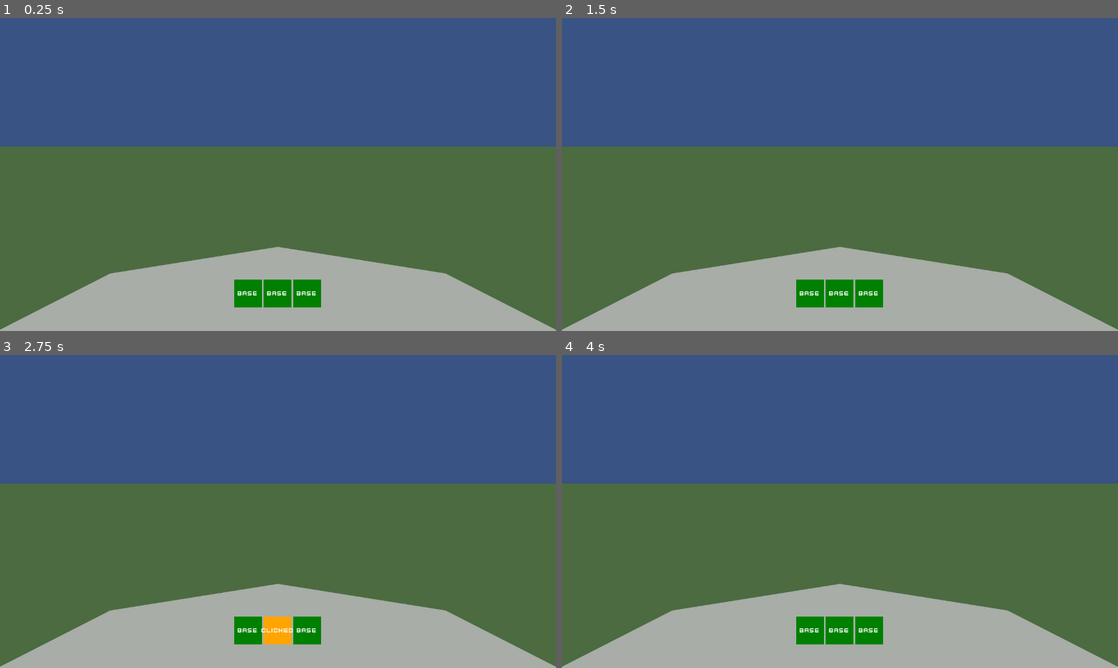
Above: before the commit, frames 1-4 (two rows, left to right).
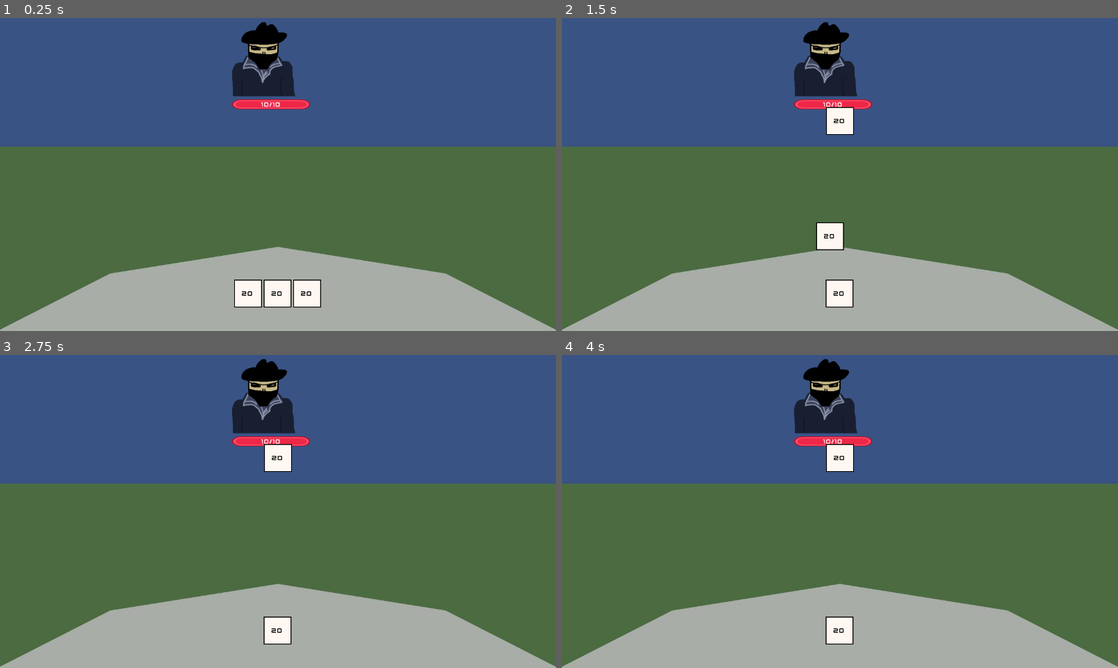
Above: after the commit, the same moments.

Repository: platopixel/d20
Game: Godot game, scene res://scenes/main.tscn
Two runs of this game, one before a commit and one after it. Both use one fixed random seed, a clock stepped at 60 frames per second and the inputs below.
Inputs (mouse positions are in pixels of both pictures, inside the frame that each line leads up to):
- Up to frame 1 (0.25 s): no input
- Up to frame 2 (1.5 s): tap Enter at 0.5 s; drag from (812, 293) to (840, 121) at 0.52 s; tap Space at 1.25 s; drag from (823, 293) to (840, 121) at 1.27 s
- Up to frame 3 (2.75 s): tap Enter at 2 s; move the mouse to (278, 630) at 2.02 s; press the mouse at (278, 630) at 2.03 s
- Up to frame 4 (4 s): release the mouse at (840, 630) at 2.75 s; tap Space at 2.75 s; drag from (812, 574) to (867, 630) at 2.77 s; tap Enter at 3.5 s; drag from (867, 630) to (840, 458) at 3.52 s

The runs differ from the first frame. In frame 1, 3.7% of the frame differs, in the area x 41-58%, y 1-93%; in frame 2, 4.5%; in frame 3, 4.1%; in frame 4, 4.1%.

Commit message:
add enemy node

Diff:
--- a/scenes/dice/die.tscn
+++ b/scenes/dice/die.tscn
@@ -25,12 +25,10 @@
 script = ExtResource("1_v0k3q")
 
 [node name="Sprite2D" type="Sprite2D" parent="."]
-visible = false
 texture = ExtResource("2_btjnc")
 centered = false
 
 [node name="Label" type="Label" parent="."]
-visible = false
 layout_mode = 1
 anchors_preset = 8
 anchor_left = 0.5
@@ -49,6 +47,7 @@
 vertical_alignment = 1
 
 [node name="DebugColor" type="ColorRect" parent="."]
+visible = false
 layout_mode = 1
 anchors_preset = 15
 anchor_right = 1.0
@@ -59,6 +58,7 @@
 color = Color(0.126988, 0.556608, 0.271771, 1)
 
 [node name="DebugLabel" type="Label" parent="."]
+visible = false
 layout_mode = 1
 anchors_preset = 15
 anchor_right = 1.0
--- a/scenes/dice/die_states/die_dragging_state.gd
+++ b/scenes/dice/die_states/die_dragging_state.gd
@@ -2,7 +2,7 @@
 
 @export var die: Die
 
-const DRAG_MINIMUM_THRESHOLD := 0.5
+const DRAG_MINIMUM_THRESHOLD := 0.3
 
 var minimum_drag_time_elapsed := false
 
--- /dev/null
+++ b/scenes/enemy.tscn
@@ -0,0 +1,55 @@
+[gd_scene load_steps=4 format=3 uid="uid://crlsfq4k8cwld"]
+
+[ext_resource type="Texture2D" uid="uid://bu4qn0lskhf7f" path="res://assets/enemy.png" id="1_clr3h"]
+[ext_resource type="Theme" uid="uid://d3nt4vpn2j01h" path="res://main_theme.tres" id="2_8dt0m"]
+[ext_resource type="Texture2D" uid="uid://be7il2ghok072" path="res://assets/bar_round_large.png" id="3_1nq76"]
+
+[node name="Enemy" type="Node2D"]
+
+[node name="Sprite2D" type="Sprite2D" parent="."]
+texture = ExtResource("1_clr3h")
+centered = false
+
+[node name="HP" type="Control" parent="."]
+custom_minimum_size = Vector2(240, 0)
+layout_mode = 3
+anchors_preset = 7
+anchor_left = 0.5
+anchor_top = 1.0
+anchor_right = 0.5
+anchor_bottom = 1.0
+offset_top = 250.0
+offset_right = 240.0
+offset_bottom = 280.0
+grow_horizontal = 2
+grow_vertical = 0
+theme = ExtResource("2_8dt0m")
+
+[node name="TextureRect" type="TextureRect" parent="HP"]
+layout_mode = 1
+anchors_preset = 15
+anchor_right = 1.0
+anchor_bottom = 1.0
+grow_horizontal = 2
+grow_vertical = 2
+size_flags_horizontal = 3
+texture = ExtResource("3_1nq76")
+
+[node name="Label" type="Label" parent="HP"]
+layout_mode = 1
+anchors_preset = 8
+anchor_left = 0.5
+anchor_top = 0.5
+anchor_right = 0.5
+anchor_bottom = 0.5
+offset_left = -21.5
+offset_top = -8.5
+offset_right = 21.5
+offset_bottom = 8.5
+grow_horizontal = 2
+grow_vertical = 2
+size_flags_horizontal = 4
+theme_override_font_sizes/font_size = 20
+text = "10/10"
+horizontal_alignment = 1
+vertical_alignment = 1
--- a/scenes/game_table.tscn
+++ b/scenes/game_table.tscn
@@ -1,6 +1,7 @@
-[gd_scene load_steps=6 format=3 uid="uid://cryaldygx48fa"]
+[gd_scene load_steps=7 format=3 uid="uid://cryaldygx48fa"]
 
 [ext_resource type="Texture2D" uid="uid://c8ibiuj5sx7qk" path="res://assets/game_table.jpg" id="1_7pmjq"]
+[ext_resource type="PackedScene" uid="uid://crlsfq4k8cwld" path="res://scenes/enemy.tscn" id="2_4f4xb"]
 [ext_resource type="Script" path="res://scenes/ui/hand.gd" id="2_cmgux"]
 [ext_resource type="PackedScene" uid="uid://c0qf0rsddr7kl" path="res://scenes/dice/die.tscn" id="2_dd2ps"]
 
@@ -22,6 +23,10 @@
 [node name="CollisionShape2D" type="CollisionShape2D" parent="DieDropArea"]
 position = Vector2(640, 237)
 shape = SubResource("RectangleShape2D_q263g")
+
+[node name="Enemy" parent="." instance=ExtResource("2_4f4xb")]
+position = Vector2(534, 0)
+scale = Vector2(0.75, 0.75)
 
 [node name="BattleUI" type="CanvasLayer" parent="." groups=["ui_layer"]]
 
Binary file added: assets/bar_round_large.png
Not shown, added: assets/bar_round_large.png.import
Binary file added: assets/enemy.png
Not shown, added: assets/enemy.png.import
